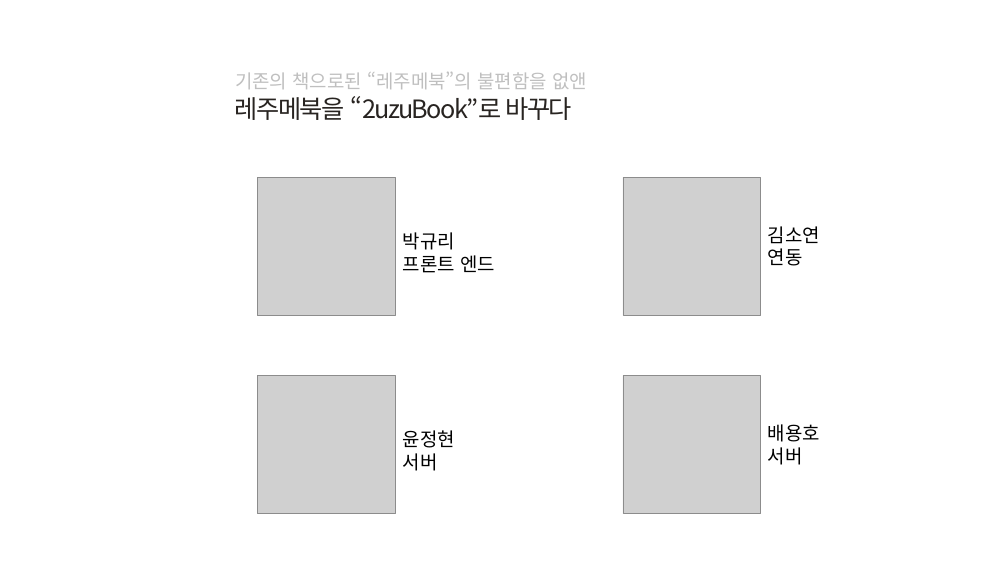
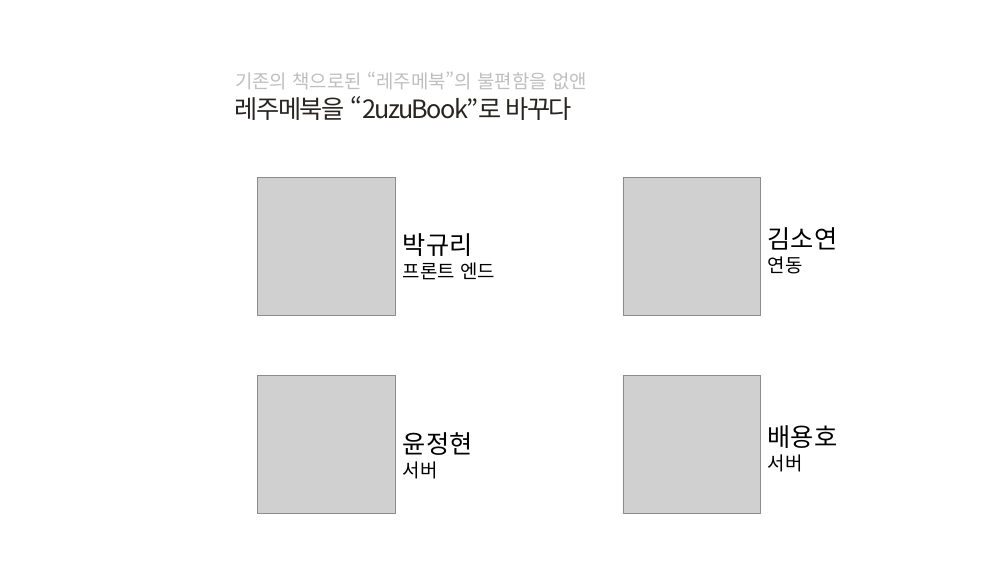
Before and after one commit to byh020907/2uzubook, a slide deck: slide 4 of Presentation/2uzuBook _1011.pptx. Drawn at 1008x567 pixels with LibreOffice and Linux fonts; fonts in the diff are those of the drawing; grey boxes stand for pictures; background and template pictures are left out. Boxes give left, top, right and bottom in pixels: in the first picture for what was removed or moved away, otherwise in the second. Text is boxed around its words. In the diff, an @@ line names an element or a change of style, - is before the commit and + after.

```diff
--- a/Presentation/2uzuBook _1011.pptx
+++ b/Presentation/2uzuBook _1011.pptx
@@ text at (403,233,473,256): size 18 to 24 pt in "박규리" @@
@@ text at (768,227,838,250): size 18 to 24 pt in "김소연" @@
@@ text at (403,432,473,455): size 18 to 24 pt in "윤정현" @@
@@ text at (768,425,838,448): size 18 to 24 pt in "배용호" @@
```
Also in this commit, not shown: 6 other slides changed, 3 slides removed.
